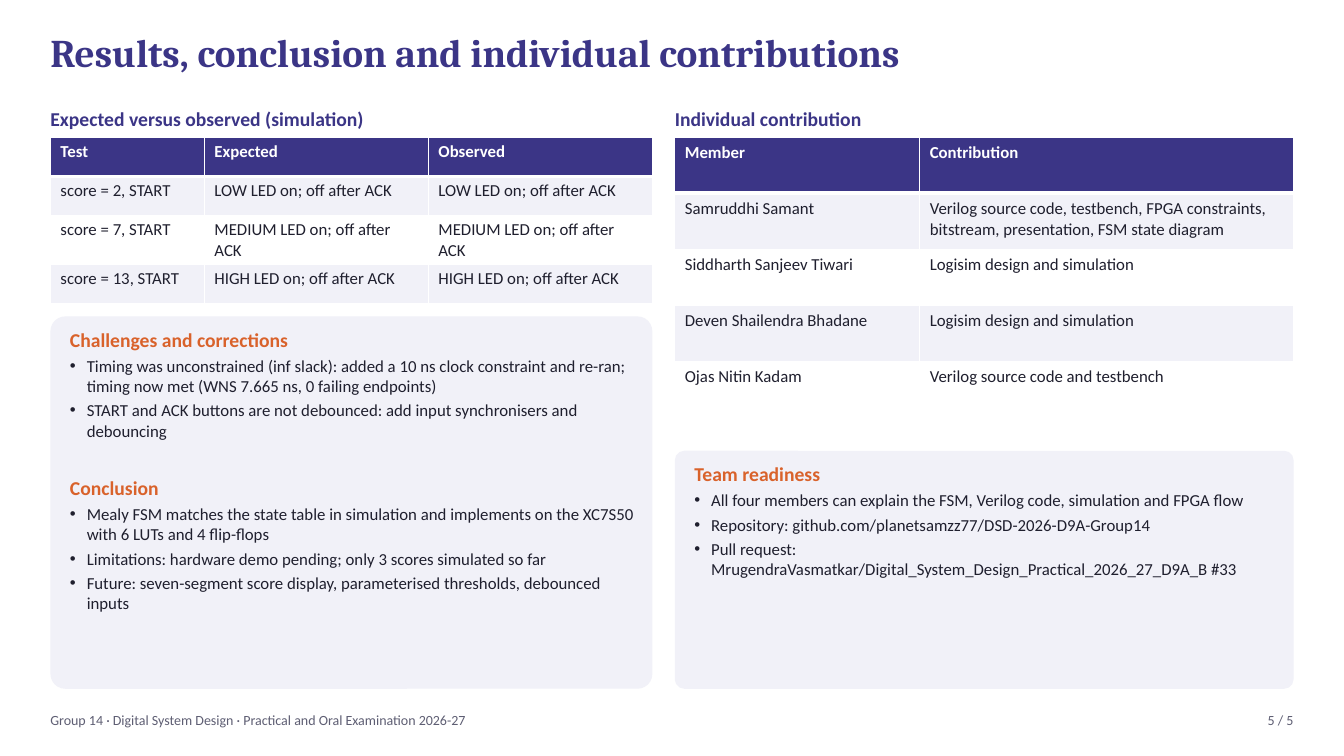
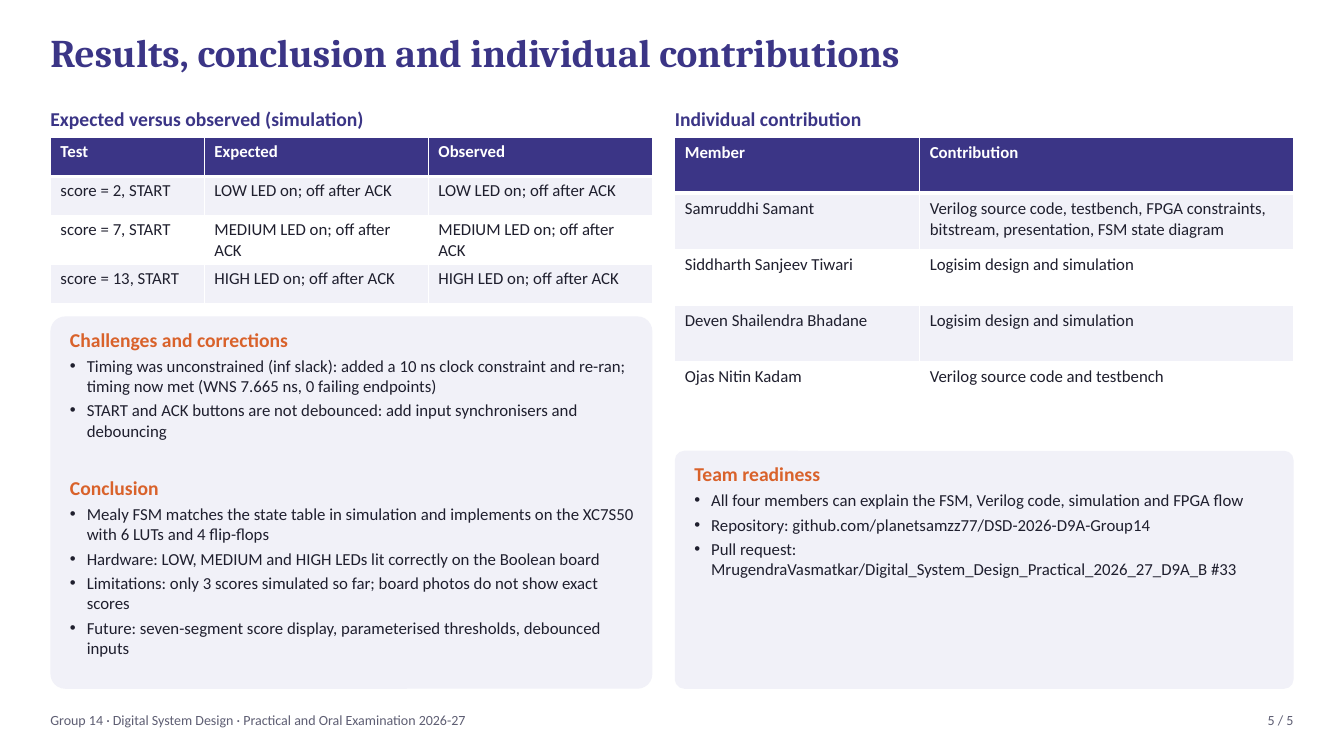
Before and after one commit to MrugendraVasmatkar/Digital_System_Design_Practical_2026_27_D9A_B, a slide deck: slide 5 of Group_Submissions/day1_submission_grp14/06_Presentation/Group14_DSD_Presentation.pptx. Drawn at 1344x756 pixels with LibreOffice and Linux fonts; fonts in the diff are those of the drawing. Boxes give left, top, right and bottom in pixels: in the first picture for what was removed or moved away, otherwise in the second. Text is boxed around its words. In the diff, an @@ line names an element or a change of style, - is before the commit and + after.

```diff
--- a/Group_Submissions/day1_submission_grp14/06_Presentation/Group14_DSD_Presentation.pptx
+++ b/Group_Submissions/day1_submission_grp14/06_Presentation/Group14_DSD_Presentation.pptx
@@ text at [87,553,599,609]: text changed @@
-• Limitations: hardware demo pending; only 3 scores simulated so far
+• Hardware: LOW, MEDIUM and HIGH LEDs lit correctly on the Boolean board
+• Limitations: only 3 scores simulated so far; board photos do not show exact scores
```
Also in this commit, not shown: 3 other slides changed, 7 other files.
